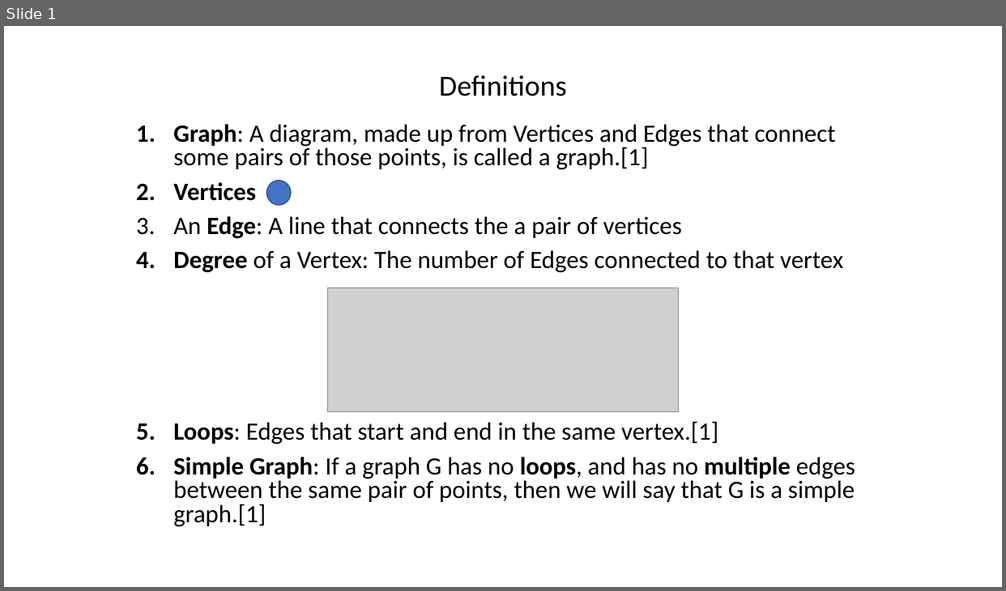
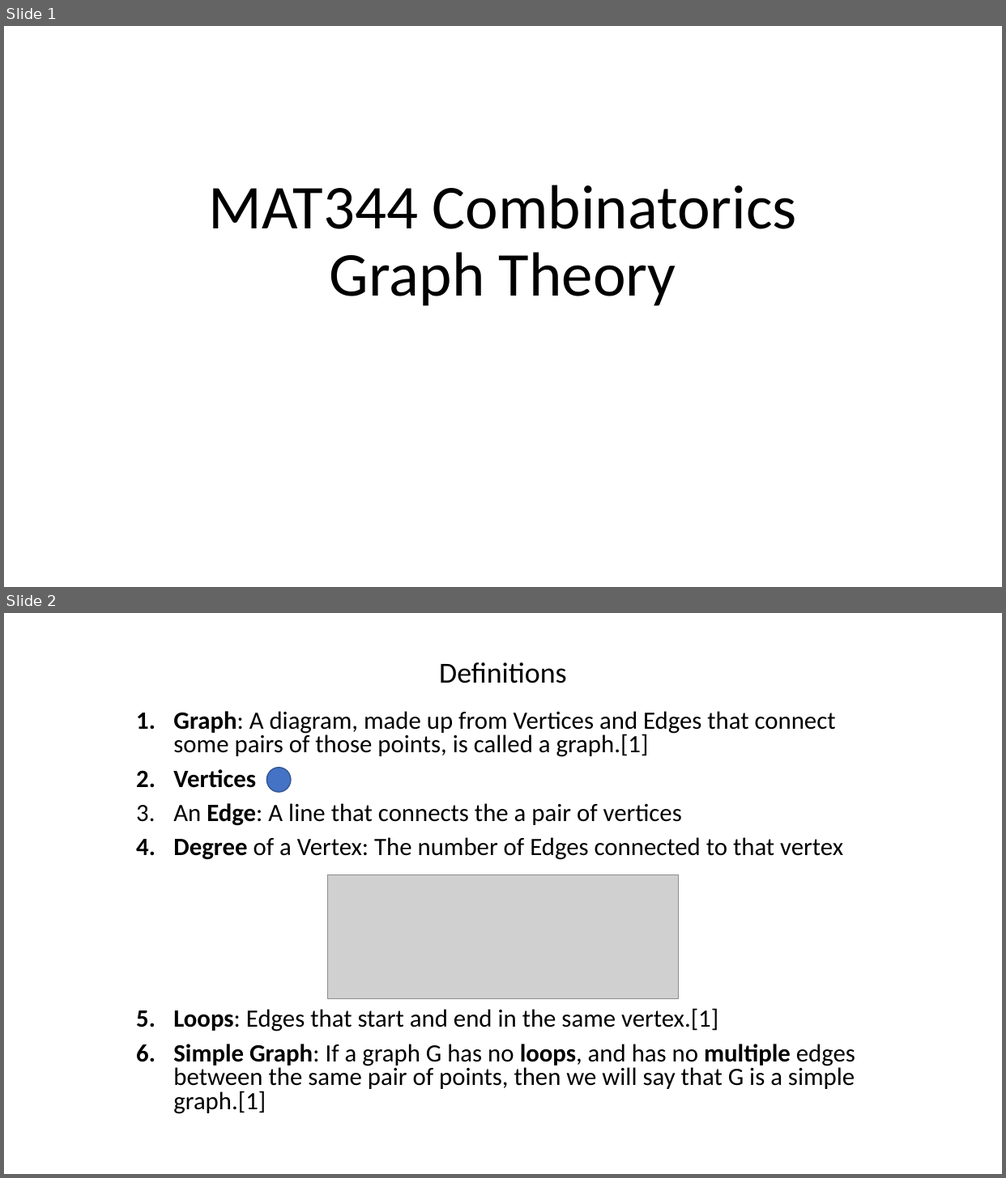
Before and after one commit to gholami7/CSC344-slides, a slide deck: MAT344-G1.pptx. Shown one above the other, each under a label of ours: slide 1 before the commit, slides 1 and 2 after it. The pictures are 1006x591 and 1006x1178 pixels, drawn with LibreOffice and Linux fonts; fonts in the diff are those of the drawing; grey boxes stand for pictures; background and template pictures are left out. Boxes give left, top, right and bottom in pixels: in the first picture for what was removed or moved away, otherwise in the second. Text is boxed around its words. In the diff, an @@ line names an element or a change of style, - is before the commit and + after.

```diff
--- a/MAT344-G1.pptx
+++ b/MAT344-G1.pptx
@@ slide 1 added at bbox=[4, 26, 1002, 587], background #FFFFFF @@
@@ title added at bbox=[208, 185, 797, 306], 60 pt, text #000000 @@
+MAT344 Combinatorics
+Graph Theory
@@ what was slide 1 is now slide 2 @@
```
Also in this commit, not shown: 2 other slides added, 1 slide removed.
